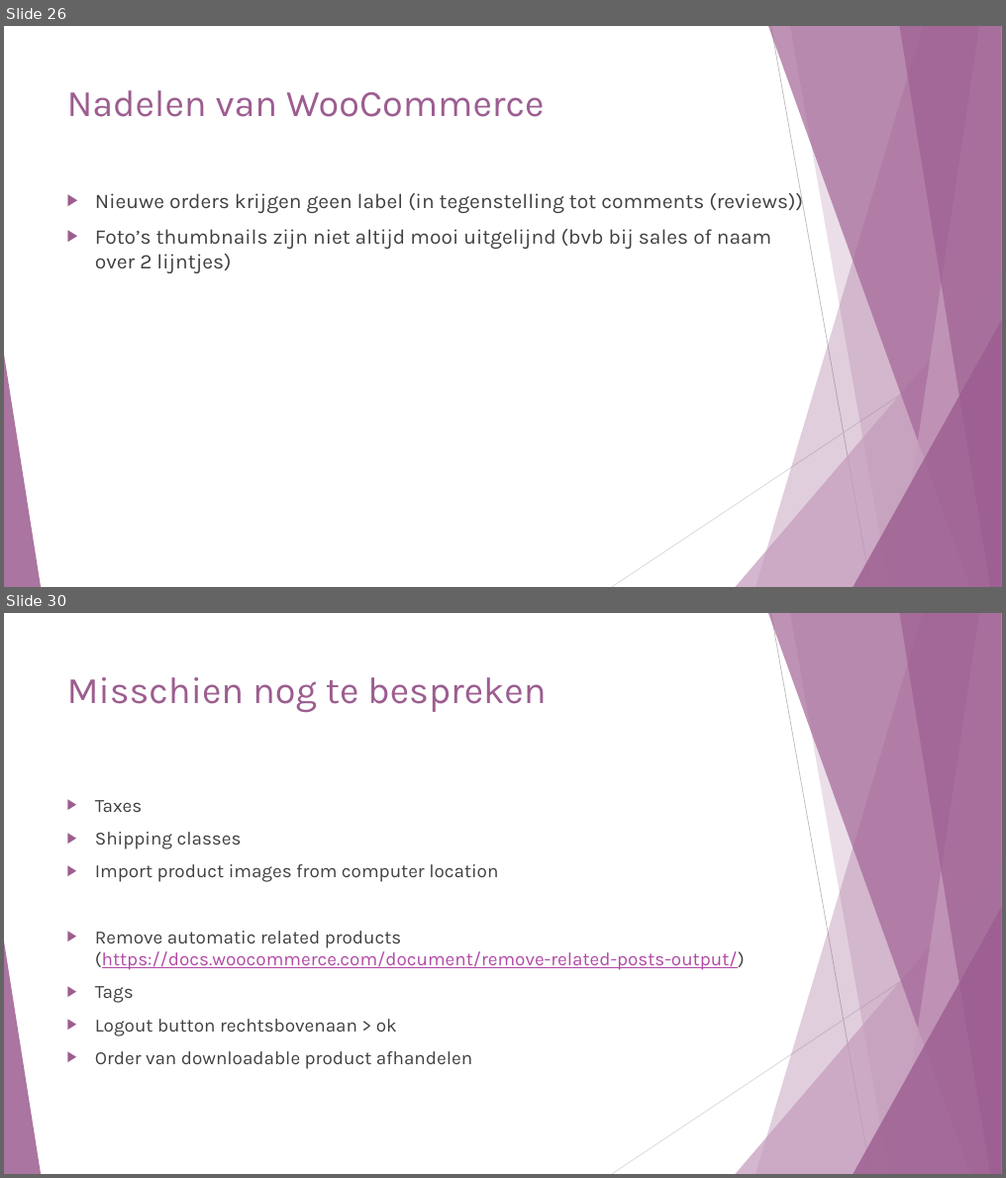
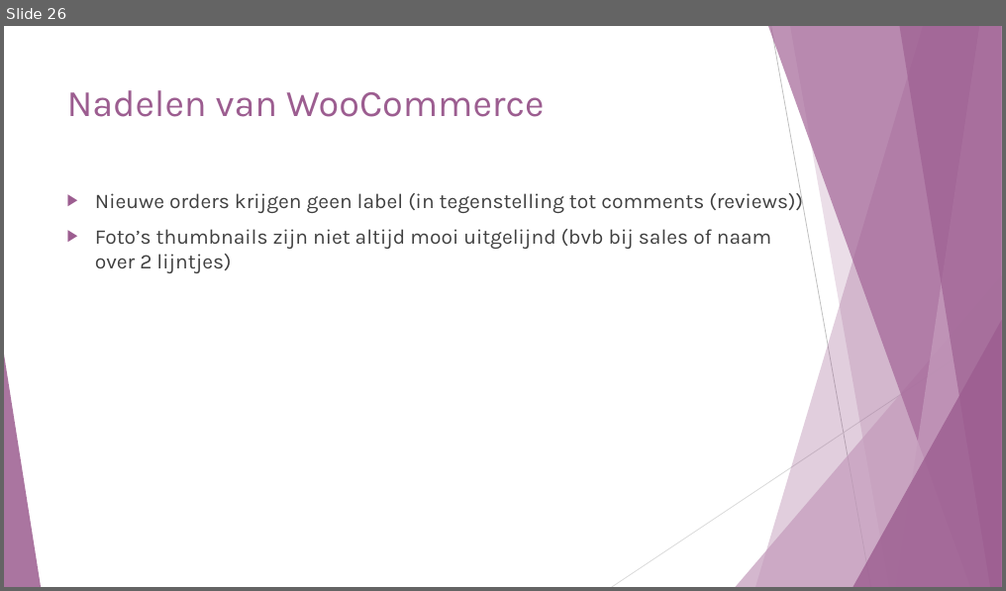
Before and after one commit to SarahJehin/WebResearch, a slide deck: new_technology/Wordpress - WooCommerce.pptx. Shown one above the other, each under a label of ours: slides 26 and 30 before the commit, slide 26 after it; the slides between them are not shown. The pictures are 1006x1178 and 1006x591 pixels, drawn with LibreOffice and Linux fonts; fonts in the diff are those of the drawing. Boxes give left, top, right and bottom in pixels: in the first picture for what was removed or moved away, otherwise in the second. Text is boxed around its words. In the diff, an @@ line names an element or a change of style, - is before the commit and + after.

```diff
--- a/new_technology/Wordpress - WooCommerce.pptx
+++ b/new_technology/Wordpress - WooCommerce.pptx
@@ slide 30 removed at <box>4,613,1002,1174</box>, background #FFFFFF; not listed: 10 template elements that a slide beside it also shows @@
@@ title removed at <box>67,677,546,713</box> @@
-Misschien nog te bespreken
@@ text removed at <box>95,800,745,1069</box> @@
-▶ Taxes
-▶ Shipping classes
-▶ Import product images from computer location
-▶ Remove automatic related products (https://docs.woocommerce.com/document/remove-related-posts-output/)
-▶ Tags
-▶ Logout button rechtsbovenaan > ok
-▶ Order van downloadable product afhandelen
```
Also in this commit, not shown: 6 other slides removed, 5 other files.
